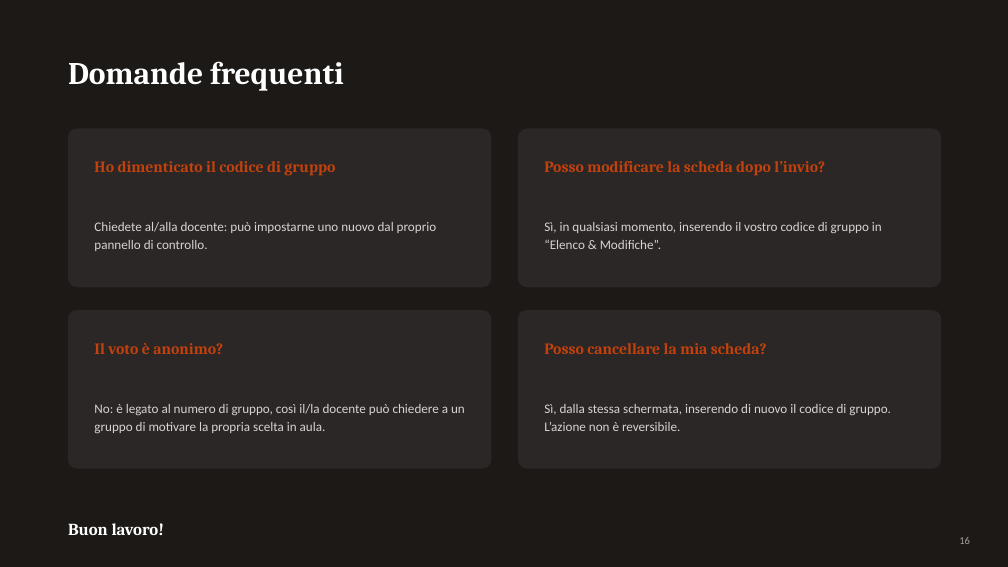
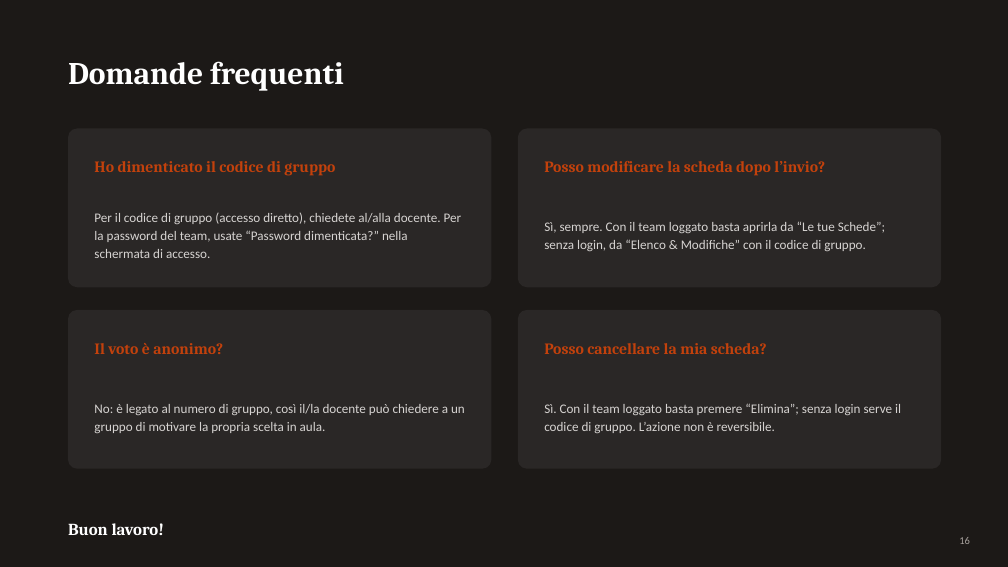
Before and after one commit to leonardomoiso-wq/design3v3, a slide deck: slide 16 of public/manuali/manuale-design-case-studies.pptx. Drawn at 1008x567 pixels with LibreOffice and Linux fonts; fonts in the diff are those of the drawing. Boxes give left, top, right and bottom in pixels: in the first picture for what was removed or moved away, otherwise in the second. Text is boxed around its words. In the diff, an @@ line names an element or a change of style, - is before the commit and + after.

```diff
--- a/public/manuali/manuale-design-case-studies.pptx
+++ b/public/manuali/manuale-design-case-studies.pptx
@@ text at (94, 212, 462, 258): text changed @@
-Chiedete al/alla docente: può impostarne uno nuovo dal proprio pannello di controllo.
+Per il codice di gruppo (accesso diretto), chiedete al/alla docente. Per la password del team, usate “Password dimenticata?” nella schermata di accesso.
@@ text at (544, 222, 885, 251): text changed @@
-Sì, in qualsiasi momento, inserendo il vostro codice di gruppo in “Elenco & Modifiche”.
+Sì, sempre. Con il team loggato basta aprirla da “Le tue Schede”; senza login, da “Elenco & Modifiche” con il codice di gruppo.
@@ text at (544, 404, 901, 433): text changed @@
-Sì, dalla stessa schermata, inserendo di nuovo il codice di gruppo. L’azione non è reversibile.
+Sì. Con il team loggato basta premere “Elimina”; senza login serve il codice di gruppo. L’azione non è reversibile.
```
Also in this commit, not shown: 13 other slides changed, 5 other files.
